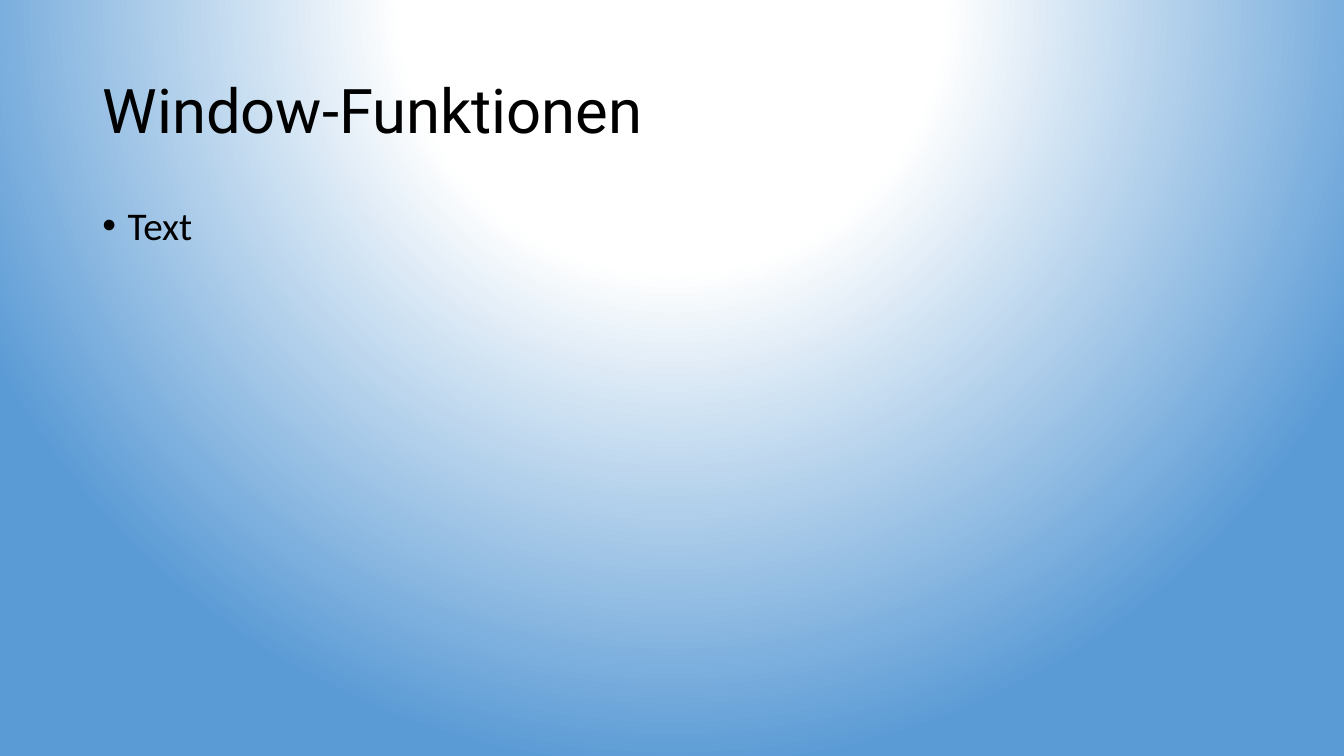
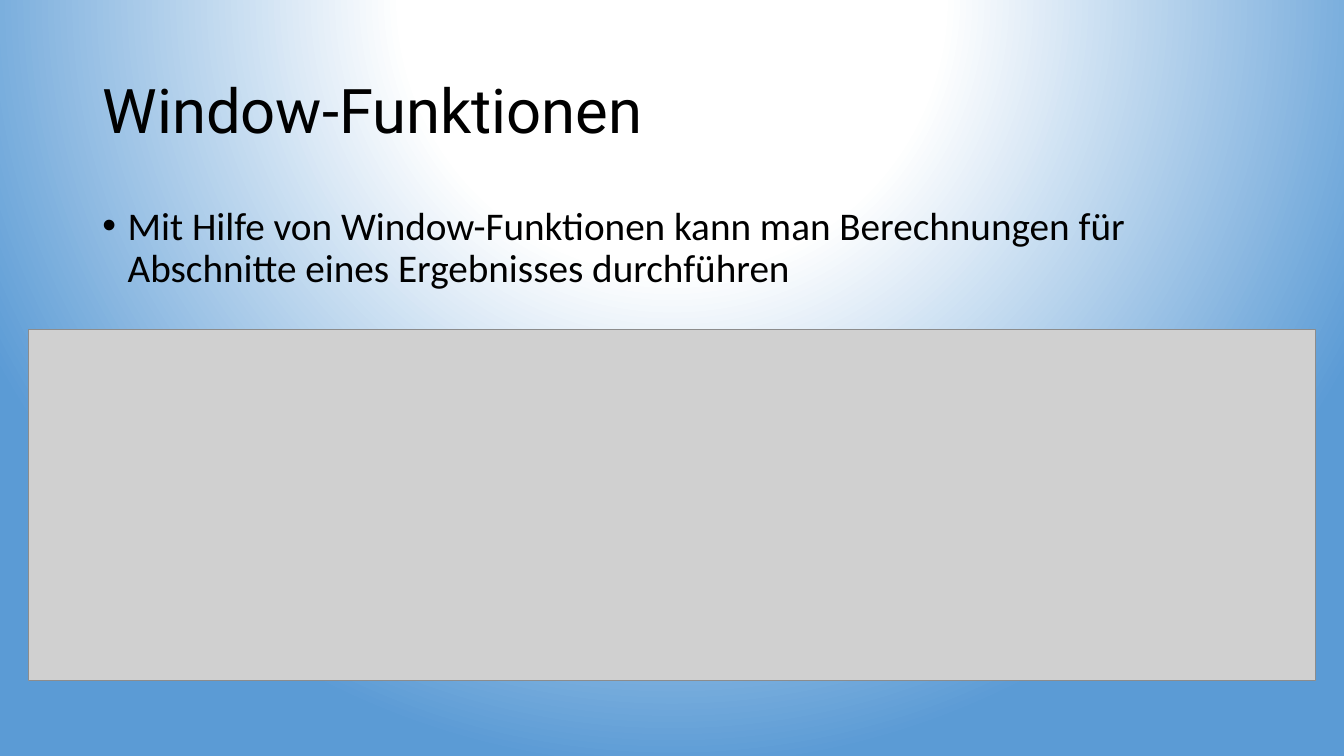
Before and after one commit to TobiaszMylak/DBI-Pr-sentation, a slide deck: slide 6 of DBI Präsentation Gruppe 2 - Teilthema Paging.pptx (slide 5 before the commit). Drawn at 1344x756 pixels with LibreOffice and Linux fonts; fonts in the diff are those of the drawing; grey boxes stand for pictures. Boxes give left, top, right and bottom in pixels: in the first picture for what was removed or moved away, otherwise in the second. Text is boxed around its words. In the diff, an @@ line names an element or a change of style, - is before the commit and + after.

```diff
--- a/DBI Präsentation Gruppe 2 - Teilthema Paging.pptx
+++ b/DBI Präsentation Gruppe 2 - Teilthema Paging.pptx
@@ text at bbox=[128, 212, 1125, 289]: text changed @@
-• Text
+• Mit Hilfe von Window-Funktionen kann man Berechnungen für Abschnitte eines Ergebnisses durchführen
@@ picture added at bbox=[28, 330, 1316, 681] @@
```
Also in this commit, not shown: 3 other slides changed, 3 slides added, 1 slide removed.
